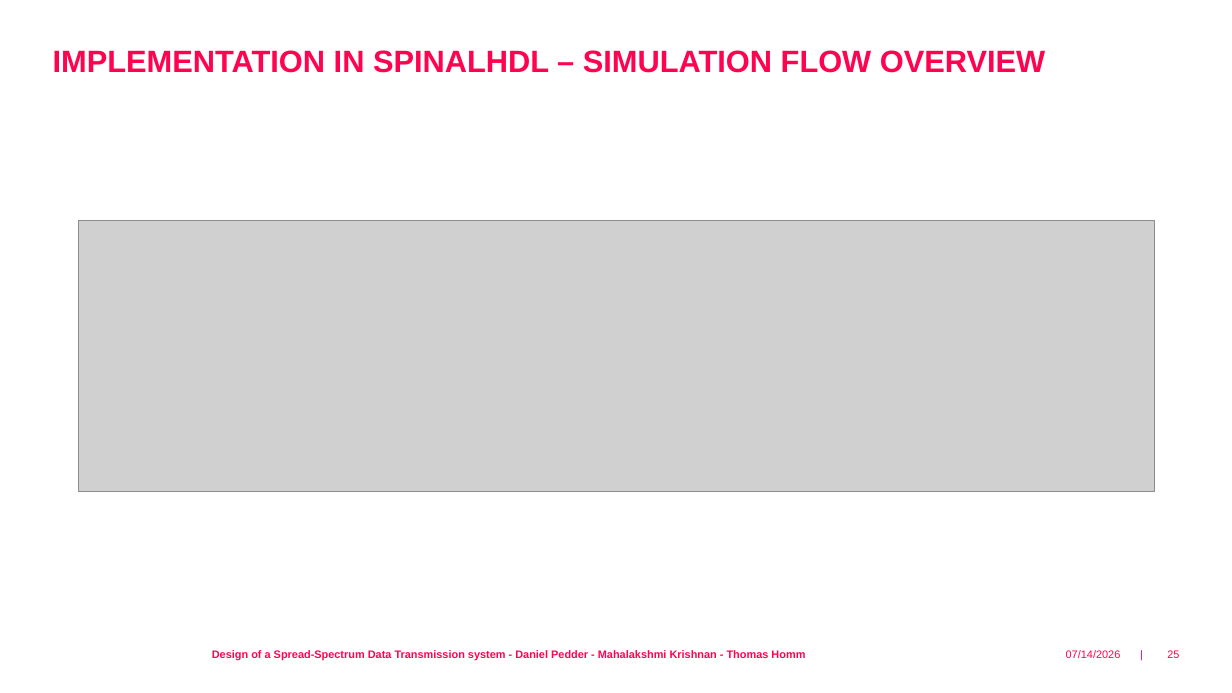
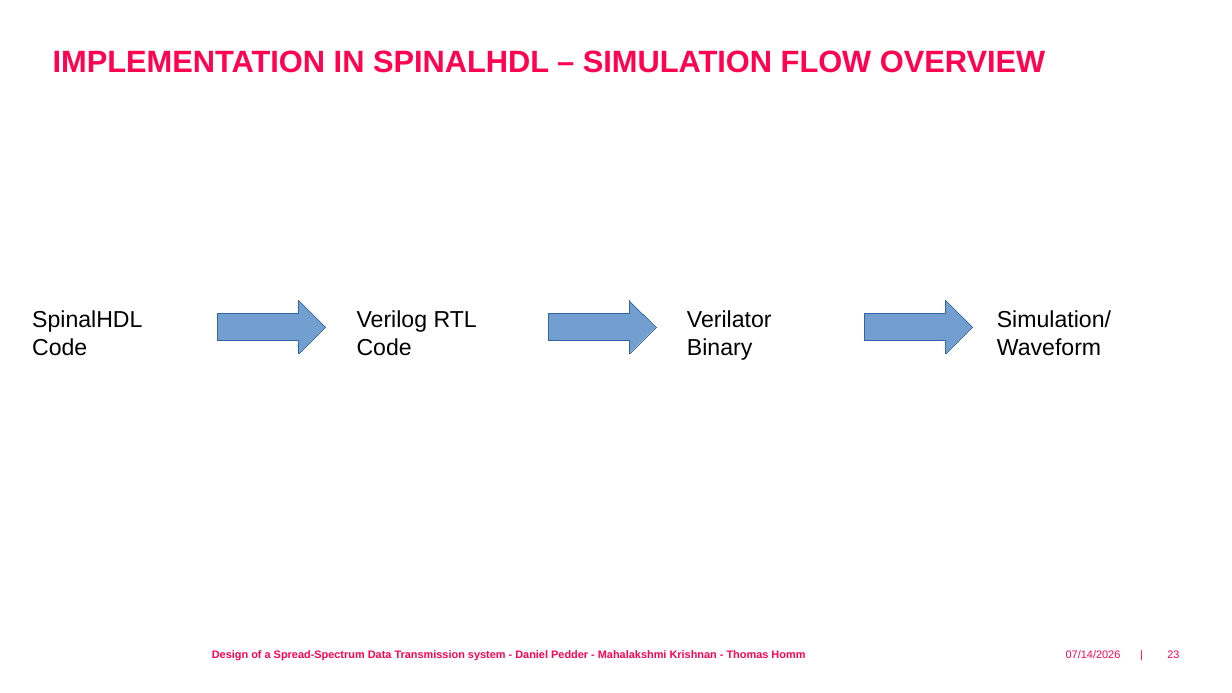
Before and after one commit to fredowski/spreads, a slide deck: slide 23 of documentation/presentation/spread_spectrum_vlsi_daniel.odp (slide 25 before the commit). Drawn at 1232x693 pixels with LibreOffice and Linux fonts; fonts in the diff are those of the drawing; grey boxes stand for pictures; background and template pictures are left out. Boxes give left, top, right and bottom in pixels: in the first picture for what was removed or moved away, otherwise in the second. Text is boxed around its words. In the diff, an @@ line names an element or a change of style, - is before the commit and + after.

```diff
--- a/documentation/presentation/spread_spectrum_vlsi_daniel.odp
+++ b/documentation/presentation/spread_spectrum_vlsi_daniel.odp
@@ picture removed at (79, 221, 1154, 493) @@
@@ text added at (32, 310, 142, 356), 18 pt, text #000000 @@
+SpinalHDL Code
@@ right arrow added at (218, 300, 326, 354), fill #729FCF, outline #3465A4 0 pt @@
@@ text added at (357, 310, 477, 356), 18 pt, text #000000 @@
+Verilog RTL Code
@@ right arrow added at (548, 300, 656, 354), fill #729FCF, outline #3465A4 0 pt @@
@@ text added at (687, 310, 772, 360), 18 pt, text #000000 @@
+Verilator Binary
@@ right arrow added at (865, 300, 973, 354), fill #729FCF, outline #3465A4 0 pt @@
@@ text added at (997, 310, 1111, 356), 18 pt, text #000000 @@
+Simulation/Waveform
@@ page number at (1167, 650, 1179, 658): text changed @@
-25
+23
```
Also in this commit, not shown: 2 other slides changed.
